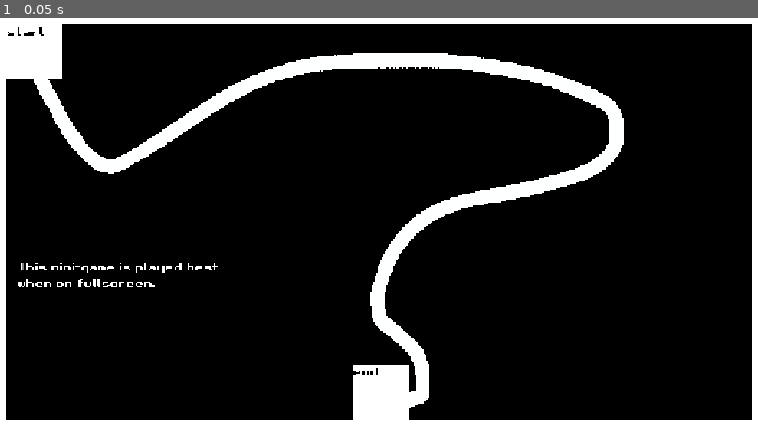
Above: before the commit, frame 1.
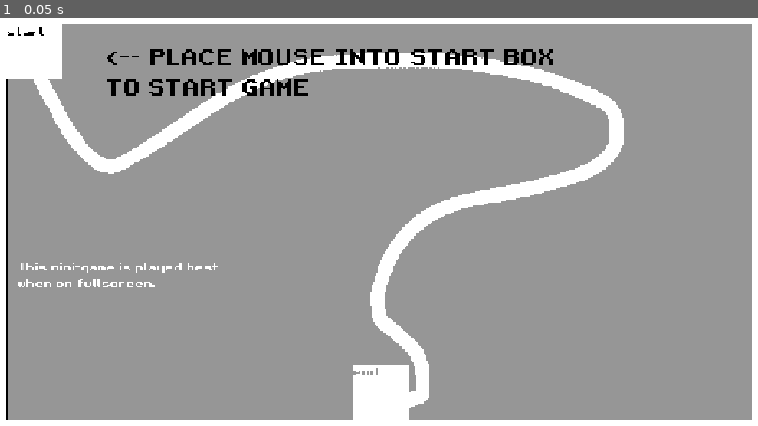
Above: after the commit, the same moment.

Repository: simonM-b/world-history-midterm
Game: Godot game, scene res://scene + script/map_01.tscn
Same seed, same stepped clock (60 frames per second), same inputs: the game is played once before the commit and once after it. This scene is started directly instead of the project's main scene.
Inputs:
- Up to frame 1 (0.05 s): no input

The runs differ from the first frame. In frame 1, 87% of the frame differs, in the area x 1-100%, y 1-99%.

Commit message:
added win condition for the mouse minigame

Diff:
--- /dev/null
+++ b/scene + script/map_01.gd
@@ -0,0 +1,51 @@
+extends Node2D
+
+var mouseIsInStartBox = false
+var mouseReachedEnd = false
+var mouseIsInCorrectLane = false
+
+
+# Called when the node enters the scene tree for the first time.
+func _ready() -> void:
+	pass # Replace with function body.
+
+
+# Called every frame. 'delta' is the elapsed time since the previous frame.
+func _process(delta: float) -> void:
+	if mouseIsInStartBox == true or mouseIsInCorrectLane == true:
+		$"show where to put mousew".hide()
+	else:
+		$"show where to put mousew".show()
+
+func winCondition():
+	pass
+
+
+func _on_start_detect_mouse_entered() -> void:
+	mouseIsInStartBox = true
+
+
+func _on_start_detect_mouse_exited() -> void:
+	mouseIsInStartBox = false
+
+
+func _on_end_detect_mouse_entered() -> void:
+	if mouseIsInCorrectLane:
+		mouseReachedEnd = true
+		print("MOSUE CORRECTLY REACHED END")
+		winCondition()
+	else:
+		print("MOUSE INCORRECTLY REACHED END")
+
+
+func _on_end_detect_mouse_exited() -> void:
+	mouseReachedEnd = false
+
+
+func _on_allowed_mouse_area_mouse_entered() -> void:
+	if mouseIsInStartBox:
+		mouseIsInCorrectLane = true
+
+
+func _on_allowed_mouse_area_mouse_exited() -> void:
+	mouseIsInCorrectLane = false
--- a/scene + script/map_01.tscn
+++ b/scene + script/map_01.tscn
@@ -1,5 +1,6 @@
 [gd_scene format=3 uid="uid://cy4owutoioa7c"]
 
+[ext_resource type="Script" uid="uid://c1vt76d4dm3d6" path="res://scene + script/map_01.gd" id="1_gpsjr"]
 [ext_resource type="Texture2D" uid="uid://dlhj0vslk1e0c" path="res://images/map 01.png" id="1_kgje0"]
 
 [sub_resource type="WorldBoundaryShape2D" id="WorldBoundaryShape2D_pdptb"]
@@ -17,6 +18,7 @@
 size = Vector2(81, 84)
 
 [node name="map01" type="Node2D" unique_id=1215337068]
+script = ExtResource("1_gpsjr")
 
 [node name="borders2" type="Area2D" parent="." unique_id=205338997]
 
@@ -44,6 +46,7 @@
 offset_top = 40.0
 offset_right = 121.025635
 offset_bottom = 119.0
+mouse_filter = 2
 
 [node name="Label" type="Label" parent="start" unique_id=1599601912]
 layout_mode = 0
@@ -64,6 +67,7 @@
 offset_top = 529.0
 offset_right = 619.02563
 offset_bottom = 608.0
+mouse_filter = 2
 
 [node name="Label2" type="Label" parent="end" unique_id=545330776]
 layout_mode = 0
@@ -129,3 +133,43 @@
 offset_bottom = 399.0
 text = "This mini-game is played best
 when on fullscreen."
+
+[node name="show where to put mousew" type="ColorRect" parent="." unique_id=1393782936]
+visible = false
+offset_left = 121.0
+offset_top = 23.0
+offset_right = 1115.0
+offset_bottom = 619.0
+mouse_filter = 2
+color = Color(1, 1, 1, 0.5882353)
+
+[node name="ColorRect2" type="ColorRect" parent="show where to put mousew" unique_id=666851116]
+layout_mode = 0
+offset_left = -80.0
+offset_top = 93.0
+offset_bottom = 596.0
+mouse_filter = 2
+color = Color(1, 1, 1, 0.5882353)
+
+[node name="Label" type="Label" parent="show where to put mousew" unique_id=1262666448]
+layout_mode = 0
+offset_left = 60.0
+offset_top = 43.0
+offset_right = 719.0
+offset_bottom = 128.0
+theme_override_colors/font_color = Color(0, 0, 0, 1)
+theme_override_font_sizes/font_size = 32
+text = "<-- PLACE MOUSE INTO START BOX
+TO START GAME"
+
+[node name="allowed mouse area" type="Area2D" parent="." unique_id=1775489061]
+
+[node name="CollisionPolygon2D" type="CollisionPolygon2D" parent="allowed mouse area" unique_id=440103434]
+polygon = PackedVector2Array(79, 119, 113, 187, 141, 226, 160, 242, 182, 252, 201, 254, 302, 193, 397, 134, 449, 114, 504, 104, 623, 101, 669, 102, 761, 115, 849, 141, 896, 162, 899, 169, 907, 183, 904, 213, 863, 244, 769, 268, 696, 284, 661, 295, 630, 313, 610, 334, 590, 358, 568, 403, 562, 435, 565, 457, 568, 468, 577, 479, 595, 492, 612, 509, 627, 532, 629, 563, 620, 568, 608, 567, 611, 595, 626, 591, 648, 580, 650, 533, 640, 505, 620, 485, 588, 458, 586, 424, 610, 365, 648, 328, 699, 306, 756, 296, 850, 273, 899, 252, 923, 228, 933, 206, 927, 164, 909, 140, 825, 108, 747, 89, 673, 80, 535, 81, 472, 88, 402, 109, 344, 136, 255, 195, 200, 229, 184, 232, 169, 223, 141, 186, 100, 113, 103, 93, 66, 97)
+
+[connection signal="mouse_entered" from="start/start detect" to="." method="_on_start_detect_mouse_entered"]
+[connection signal="mouse_exited" from="start/start detect" to="." method="_on_start_detect_mouse_exited"]
+[connection signal="mouse_entered" from="end/end detect" to="." method="_on_end_detect_mouse_entered"]
+[connection signal="mouse_exited" from="end/end detect" to="." method="_on_end_detect_mouse_exited"]
+[connection signal="mouse_entered" from="allowed mouse area" to="." method="_on_allowed_mouse_area_mouse_entered"]
+[connection signal="mouse_exited" from="allowed mouse area" to="." method="_on_allowed_mouse_area_mouse_exited"]
Not shown, added: scene + script/map_01.gd.uid
